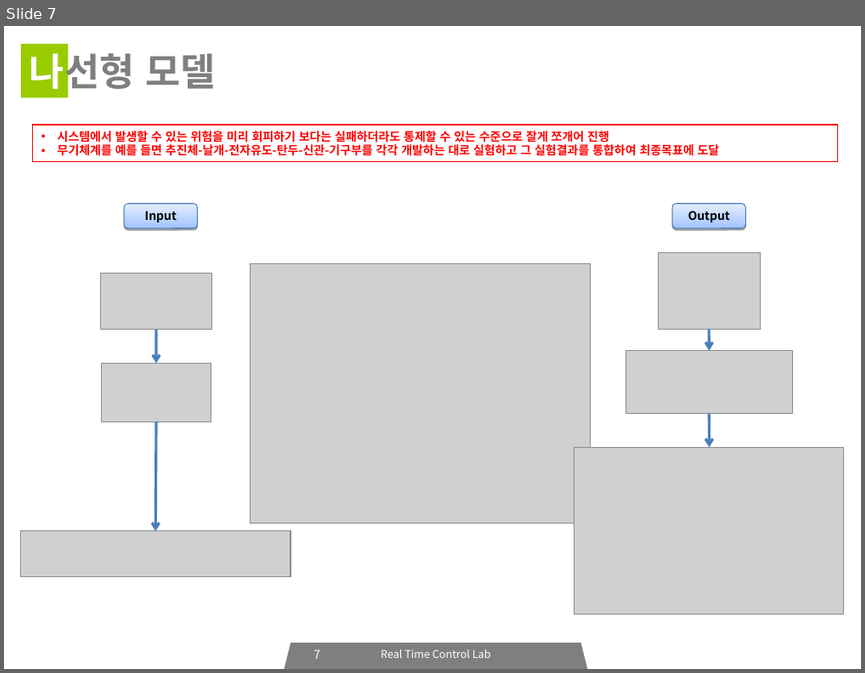
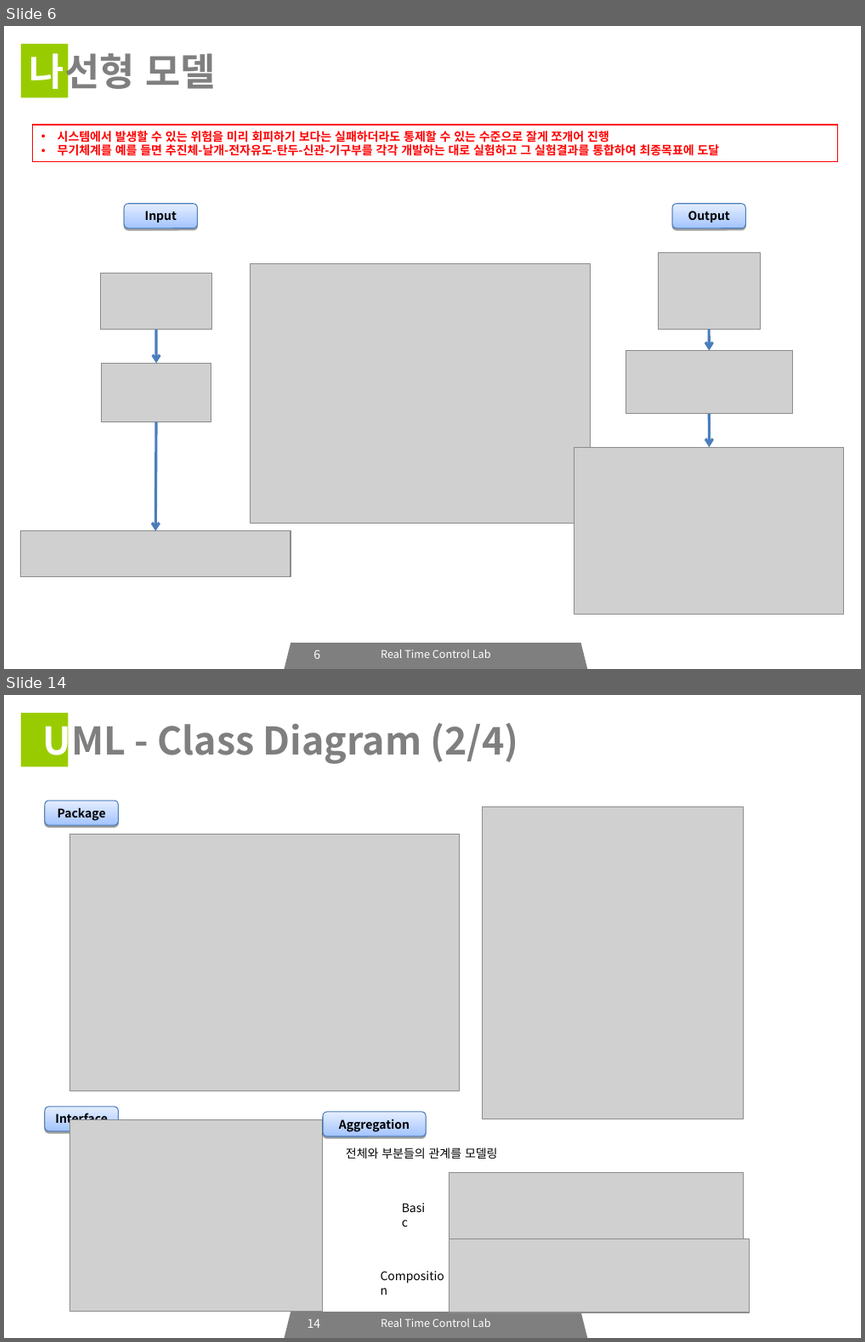
Before and after one commit to icarosss/RTCLAB, a slide deck: RTCLAB_세미나_03.ppt. Shown one above the other, each under a label of ours: slide 7 before the commit, slides 6 and 14 after it; the slides between them are not shown. The pictures are 865x673 and 865x1342 pixels, drawn with LibreOffice and Linux fonts; fonts in the diff are those of the drawing; grey boxes stand for pictures. Boxes give left, top, right and bottom in pixels: in the first picture for what was removed or moved away, otherwise in the second. Text is boxed around its words. In the diff, an @@ line names an element or a change of style, - is before the commit and + after.

```diff
--- a/RTCLAB_세미나_03.ppt
+++ b/RTCLAB_세미나_03.ppt
@@ slide 14 added at box(4, 695, 861, 1338), background #FFFFFF; not listed: 3 template elements that a slide beside it also shows @@
@@ title added at box(43, 716, 519, 765), 32 pt, text #7F7F7F, bold @@
+UML - Class Diagram (2/4)
@@ rounded rectangle added at box(45, 800, 119, 825), fill gradient #A3C4FF to #E5EEFF, outline #4A7EBB 0.74 pt, 10 pt, text #000000, bold @@
+Package
@@ picture added at box(482, 806, 743, 1119) @@
@@ picture added at box(70, 834, 459, 1091) @@
@@ rounded rectangle added at box(45, 1106, 119, 1131), fill gradient #A3C4FF to #E5EEFF, outline #4A7EBB 0.74 pt, 10 pt, text #000000, bold @@
+Interface
@@ picture added at box(70, 1120, 323, 1311) @@
@@ rounded rectangle added at box(323, 1111, 426, 1136), fill gradient #A3C4FF to #E5EEFF, outline #4A7EBB 0.74 pt, 10 pt, text #000000, bold @@
+Aggregation
@@ text added at box(346, 1147, 498, 1158), 10 pt, text #000000 @@
+전체와 부분들의 관계를 모델링
@@ picture added at box(449, 1172, 744, 1245) @@
@@ text added at box(393, 1196, 438, 1219), 10 pt, text #000000 @@
+Basic
@@ picture added at box(449, 1239, 749, 1312) @@
@@ text added at box(371, 1264, 459, 1287), 10 pt, text #000000 @@
+Composition
@@ page number added at box(307, 1319, 321, 1327), 10 pt, text #FFFFFF @@
+14
@@ what was slide 7 is now slide 6 @@
@@ page number at box(313, 649, 320, 658): text changed @@
-7
+6
```
Also in this commit, not shown: 7 slides changed, 8 other slides added, 7 slides removed, 2 other files.
